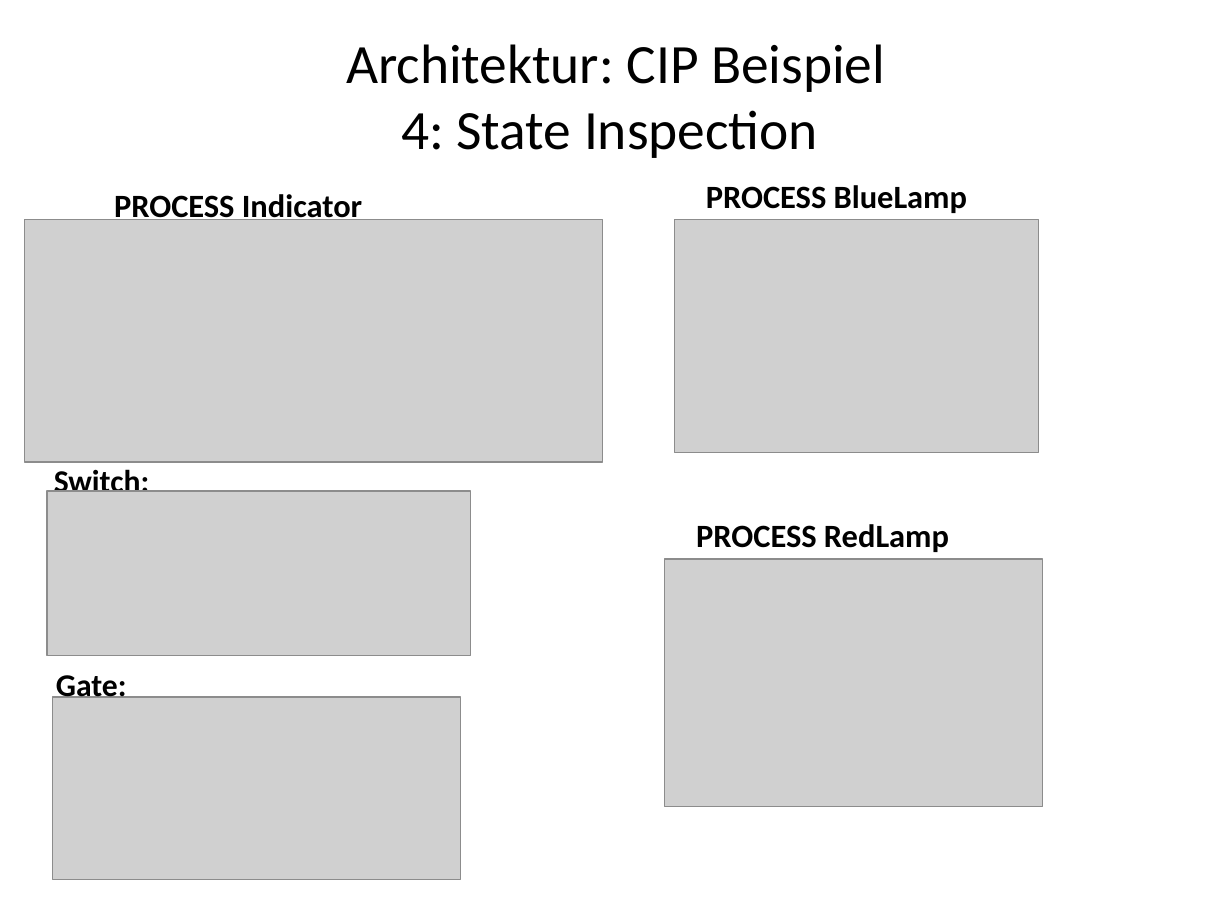
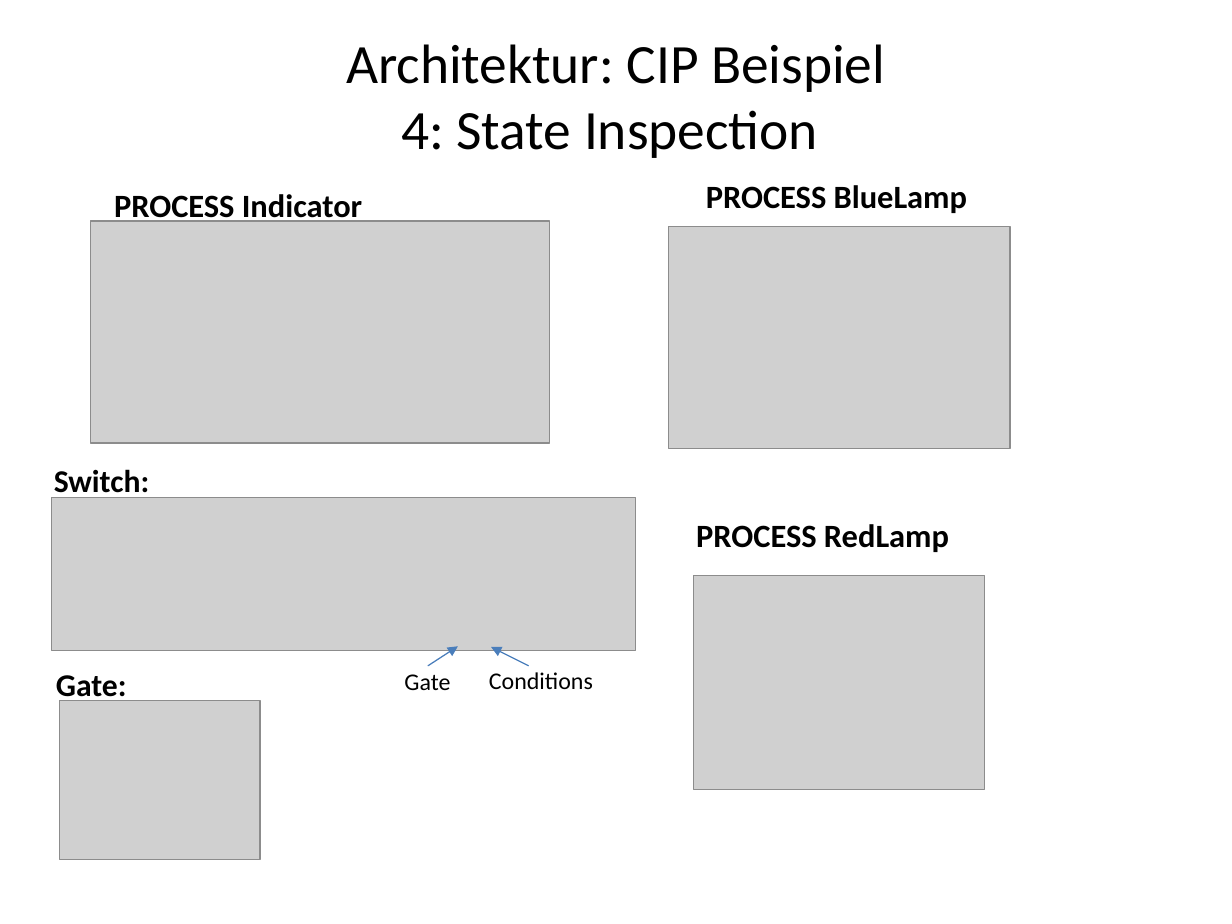
Before and after one commit to actifsource/ch.actifsource.example.cip, a slide deck: slide 24 of ch.actifsource.example.cip.course/docs/Actifsource CIP.pptx (slide 18 before the commit). Drawn at 1232x924 pixels with LibreOffice and Linux fonts; fonts in the diff are those of the drawing; grey boxes stand for pictures. Boxes give left, top, right and bottom in pixels: in the first picture for what was removed or moved away, otherwise in the second. Text is boxed around its words. In the diff, an @@ line names an element or a change of style, - is before the commit and + after.

```diff
--- a/ch.actifsource.example.cip.course/docs/Actifsource CIP.pptx
+++ b/ch.actifsource.example.cip.course/docs/Actifsource CIP.pptx
@@ picture: place and size @@
-picture at [25,219,604,462]
+picture at [90,221,549,442]
@@ picture: place and size @@
-picture at [674,219,1039,452]
+picture at [668,227,1009,448]
@@ picture: place and size @@
-picture at [47,492,471,655]
+picture at [52,498,636,650]
@@ picture: place and size @@
-picture at [664,559,1042,807]
+picture at [694,575,984,790]
@@ arrow added from (428, 665) to (458, 647), #4B7EBC 0.75 pt @@
@@ arrow added from (529, 665) to (492, 647), #4B7EBC 0.75 pt @@
@@ text added at [404,674,450,690], 14 pt, text #000000 @@
+Gate
@@ text added at [489,672,593,689], 14 pt, text #000000 @@
+Conditions
@@ picture removed at [53,697,461,880] @@
@@ picture added at [60,701,260,860] @@
```
Also in this commit, not shown: 9 other slides changed, 29 slides added, 4 slides removed, 1 other file.
